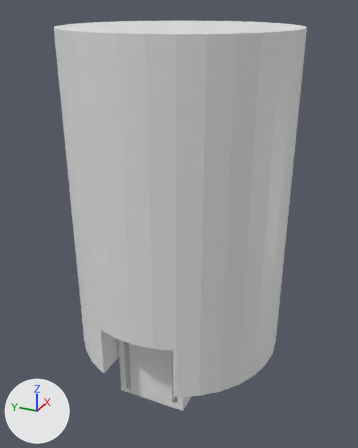
A saved change to the Blender file blender/green.blend.
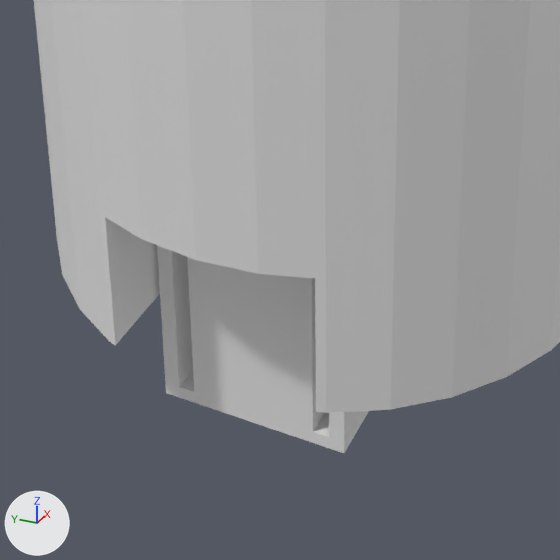
There are two pictures of each version: one whole from a 50 mm lens placed at (-3.95, -1.77, 4.09), pointed at (0.01, 0.01, 2.11), one close up on the part from 18% to 72% of the width and 57% to 100% of the height. Every picture has the same lights, and +X, +Y and +Z are marked at lower left.

Names of what the first close-up shows: 'head', 'joint'.
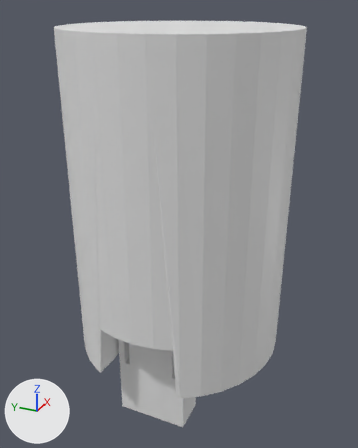
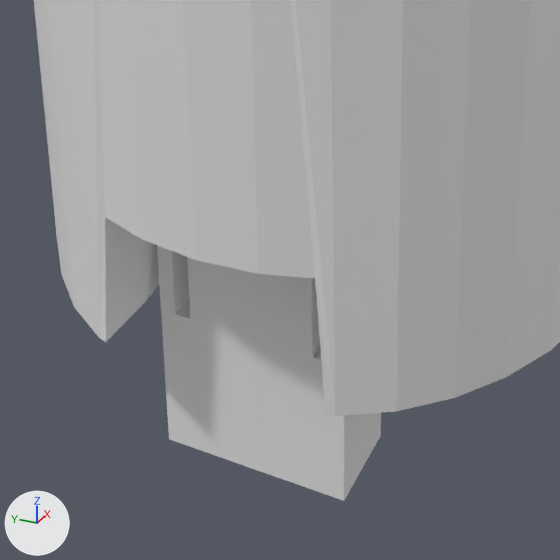
Commit message: pushing/pulling longer joint base

Location of each change, (x1, y1, x2, y2) in pixels of the close-ups (560 x 560 px; the box of a moved part takes in the faces that stretch with it):
'head', reshaped: before (34, 0, 560, 413); after (34, 0, 560, 416)
'joint', reshaped, moved (23% taller): before (157, 245, 369, 453); after (157, 245, 381, 501)
part 1 of me_plane, moved or reshaped: before (159, 284, 363, 438); after (159, 284, 381, 501)
part 2 of me_cube_005, moved or reshaped: before (60, 220, 493, 413); after (60, 220, 493, 416)

What changed in the scene script:
```text
Change me_plane:
    used by ob_joint; location = (-0.528, 0.0, 0.499); scale = (0.164, 0.337, 1.0)
    remove me_plane.from_pydata(...)  # 546 vertices, 538 faces; spans x -0.93..1.02, y -1.32..1.32, z 0.0..0.82
    add me_plane.from_pydata(...)  # 550 vertices, 542 faces; spans x -0.93..1.02, y -1.32..1.32, z -0.53..0.52
    me_plane part 1
    12 vertices are removed from x -0.93..1.02, y -1.0..1.0, z 0.82
    16 faces are deleted
    4 vertices are added at (-0.93, 1.0, -0.53), (-0.93, -1.0, -0.53), (1.02, -1.0, -0.53), (1.02, 1.0, -0.53)
    12 new vertices lie (0.0, 0.0, 0.48) away from vertices in x -0.93..1.02, y -1.0..1.0, z 0.04
    20 new faces join them
Change me_cube_005:
    used by ob_head; location = (-0.528, 0.405, 1.145); rotation_euler = (0.0, 0.0, 3.142), in degrees (0, 0, 180); scale = (-1.0, -1.0, 0.91)
    remove me_cube_005.from_pydata(...)  # 610 vertices, 625 faces; spans x -0.47..1.53, y -1.41..0.59, z -0.26..3.0
    add me_cube_005.from_pydata(...)  # 610 vertices, 626 faces; spans x -0.47..1.53, y -1.41..0.59, z -0.26..3.0
    me_cube_005 part 2: 300 vertices moved from x -0.41..0.15, y -1.11..0.15, z -0.26..0.13 to x -0.41..0.15, y -1.12..0.17, z -0.26..0.13; 113 vertices removed from x -0.41..0.15, y -0.85..0.07, z -0.26..0.14; 113 vertices added at x -0.41..0.15, y -0.87..0.08, z -0.26..0.14
Change ob_joint:
    ob_joint.location: (-0.528, 0.0, 0.499) -> (-0.528, 0.0, 0.816)
```
